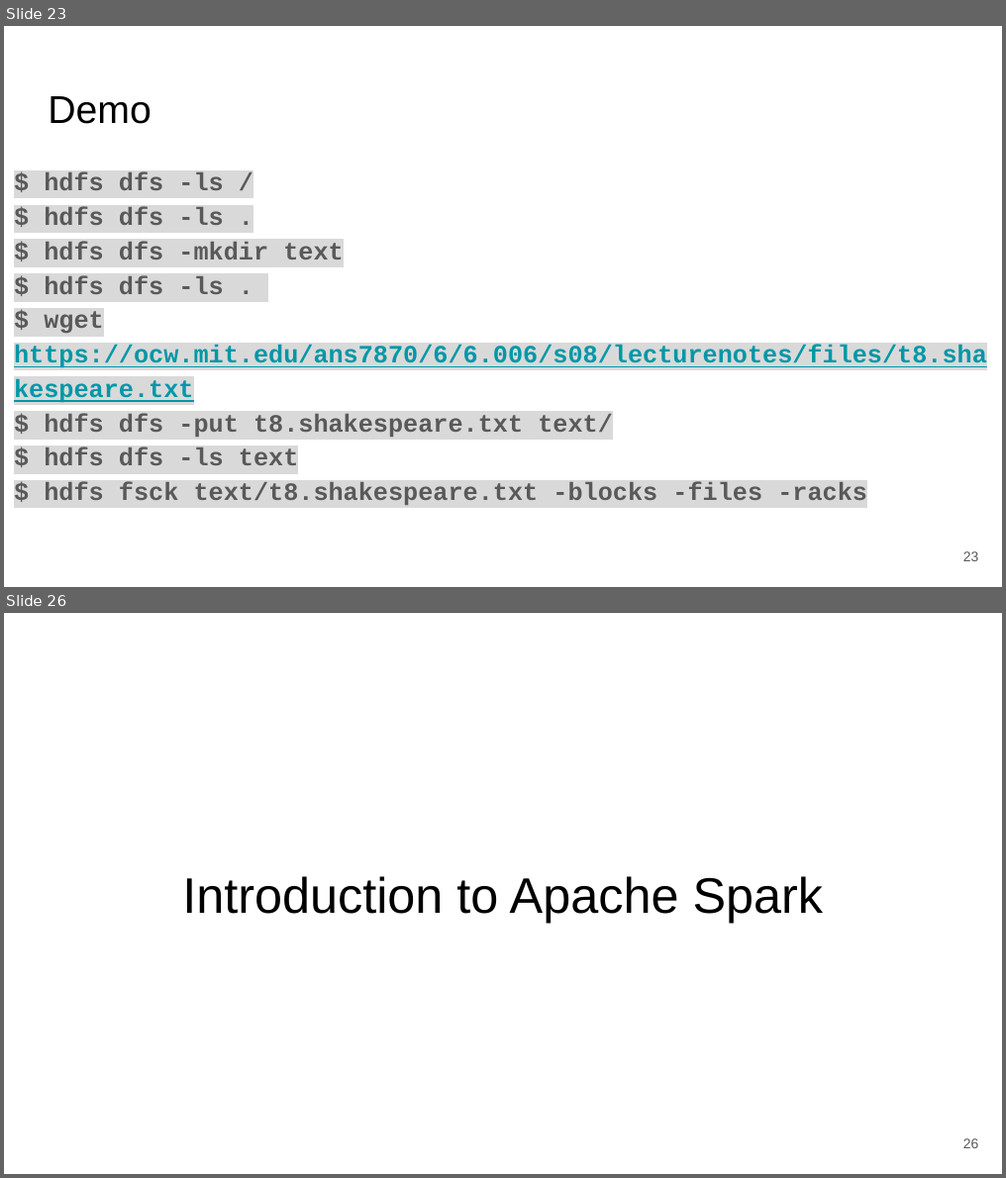
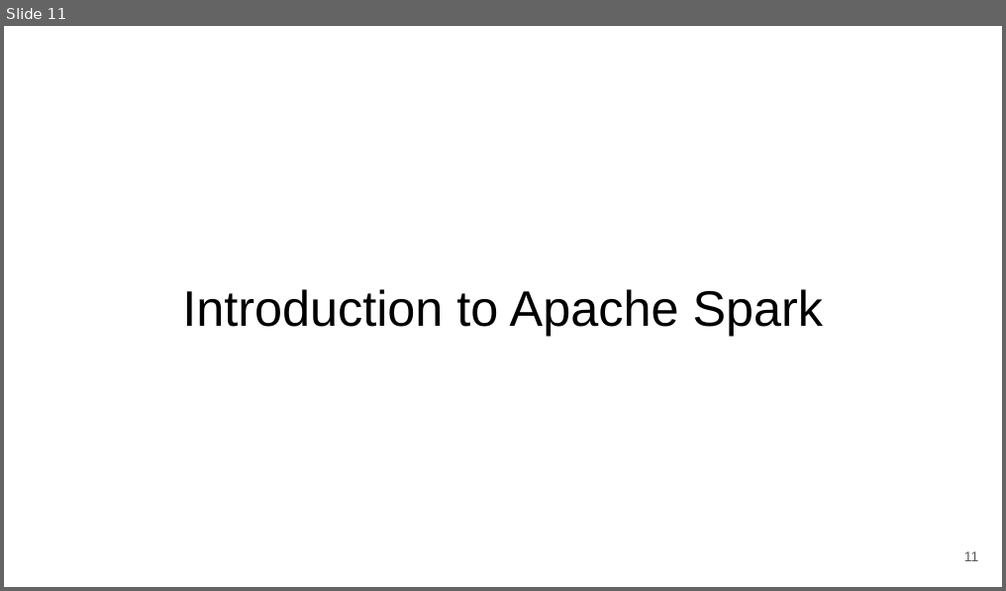
Before and after one commit to clemsonciti/workshop-python-intro-to-spark, a slide deck: Getting_started.pptx. Shown one above the other, each under a label of ours: slides 23 and 26 before the commit, slide 11 after it; the slides between them are not shown. The pictures are 1006x1178 and 1006x591 pixels, drawn with LibreOffice and Linux fonts; fonts in the diff are those of the drawing. Boxes give left, top, right and bottom in pixels: in the first picture for what was removed or moved away, otherwise in the second. Text is boxed around its words. In the diff, an @@ line names an element or a change of style, - is before the commit and + after.

```diff
--- a/Getting_started.pptx
+++ b/Getting_started.pptx
@@ slide 23 removed at [4, 26, 1002, 587], background #FFFFFF @@
@@ title removed at [48, 96, 151, 124] @@
-Demo
@@ text removed at [14, 173, 987, 505] @@
-$ hdfs dfs -ls /
-$ hdfs dfs -ls .
-$ hdfs dfs -mkdir text
-$ hdfs dfs -ls .
-$ wget https://ocw.mit.edu/ans7870/6/6.006/s08/lecturenotes/files/t8.shakespeare.txt
-$ hdfs dfs -put t8.shakespeare.txt text/
-$ hdfs dfs -ls text
-$ hdfs fsck text/t8.shakespeare.txt -blocks -files -racks
@@ page number removed at [963, 552, 979, 562] @@
-23
@@ what was slide 26 is now slide 11 @@
@@ page number at [964, 552, 978, 562]: text changed @@
-26
+11
```
Also in this commit, not shown: 1 slide changed, 14 other slides removed.
